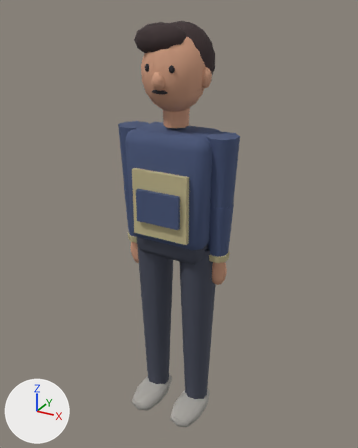
The Blender file asset/models/resident-aoi/resident-aoi.blend as it was, and as the next commit left it.
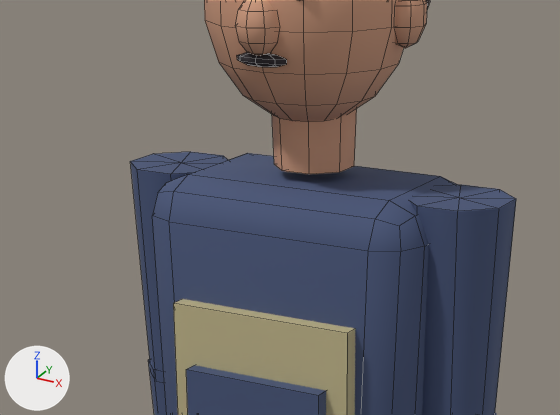
There are two pictures of each version: one whole from a 50 mm lens placed at (0.928, -1.664, 1.761), pointed at (-0.003, 0.028, 0.915), one close up on the part from 21% to 71% of the width and 16% to 46% of the height. The axes (+X, +Y, +Z) are drawn at lower left. The lights are the same throughout. The older version's two pictures come first. The close-ups show mesh edges as thin lines.

The first close-up shows 'head', 'lowerArm.R', 'torso', 'upperArm.L', 'upperArm.R'.
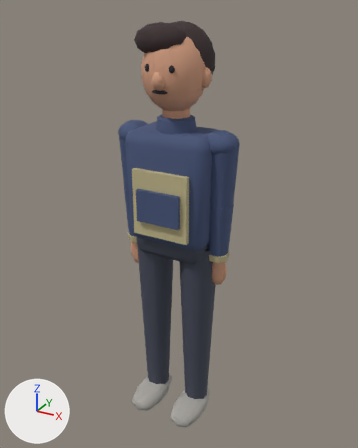
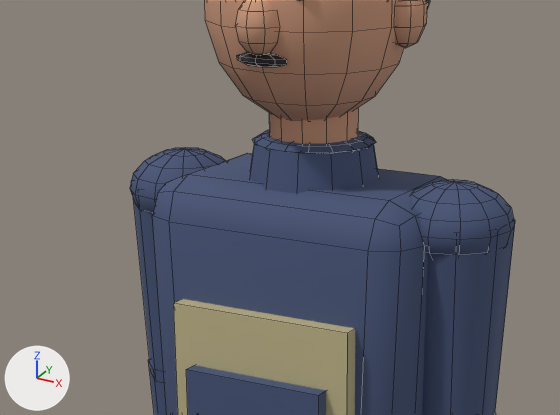
Changed parts and their boxes (x1, y1, x2, y2) in the close-ups (560 x 415 px; the box of a moved part takes in the faces that stretch with it):
'torso', reshaped: before (153, 153, 457, 415); after (153, 130, 447, 415)
'head', reshaped: before (204, 0, 431, 174); after (204, 0, 431, 144)
'upperArm.L', reshaped: before (409, 185, 516, 415); after (411, 180, 515, 415)
'upperArm.R', reshaped: before (130, 152, 228, 371); after (130, 147, 225, 371)
part 1 of me_torso, added (dark blue): after (250, 144, 379, 193)
part 2 of me_torso, added (dark blue): after (253, 130, 376, 154)
part 3 of me_head, moved or reshaped: before (272, 109, 357, 174); after (269, 107, 359, 144)
part 4 of me_upperarm_l, added (dark blue): after (411, 180, 514, 258)
part 5 of me_upperarm_l, moved or reshaped: before (409, 185, 516, 376); after (428, 219, 515, 376)
part 6 of me_upperarm_r, added (dark blue): after (130, 147, 225, 215)
part 7 of me_upperarm_r, moved or reshaped: before (130, 152, 228, 358); after (133, 199, 153, 358)

What changed in the scene script:
```text
Change me_torso:
    used by ob_torso; parent = ob_hips; location = (0.0, 0.0, 0.06)
    remove me_torso.from_pydata(...)  # 72 vertices, 66 faces; spans x -0.183..0.183, y -0.156..0.117, z -0.067..0.398
    add me_torso.from_pydata(...)  # 180 vertices, 198 faces; spans x -0.183..0.183, y -0.156..0.117, z -0.067..0.452
    me_torso part 1: a new loose piece, a 12-sided cut cone along z (radius 0.082 at the low end, 0.074 at the high end) spanning x -0.079..0.079, y -0.079..0.079, z 0.39..0.44, in mat_res_jacket (dark blue #465478)
    me_torso part 2: a new loose piece, a UV sphere (16 segments, 6 rings, poles along z) spanning x -0.076..0.076, y -0.072..0.072, z 0.428..0.452, in mat_res_jacket (dark blue #465478)
Change me_head:
    used by ob_head; parent = ob_torso; location = (0.0, 0.0, 0.43)
    remove me_head.from_pydata(...)  # 572 vertices, 654 faces; spans x -0.142..0.142, y -0.152..0.192, z -0.02..0.353
    add me_head.from_pydata(...)  # 580 vertices, 666 faces; spans x -0.142..0.142, y -0.152..0.192, z -0.08..0.353
    me_head part 3
    17 vertices are removed from x -0.051..0.051, y -0.051..0.051, z -0.02..0.145
    24 faces are deleted
    25 vertices are added at x -0.054..0.054, y -0.054..0.054, z -0.08..0.145
    36 new faces join them, mat_res_skin (brown #cf9b7e)
Change me_upperarm_l:
    used by ob_upperarm_l; parent = ob_torso; location = (0.194, 0.0, 0.373)
    verts and faces of me_upperarm_l; kept vertices keep their numbers, new ones are numbered from 18
    before: 1 (0.0, 0.0, 0.02) at pixel (459, 197), 3 (-0.025, 0.061, 0.02) at pixel (461, 184), 5 (0.025, 0.061, 0.02) at pixel (499, 189), 7 (0.061, 0.025, 0.02) at pixel (516, 198), 9 (0.061, -0.025, 0.02) at pixel (499, 208)
    before: 11 (0.025, -0.061, 0.02) at pixel (457, 211), 13 (-0.025, -0.061, 0.02) at pixel (417, 206), 15 (-0.061, -0.025, 0.02), 17 (-0.061, 0.025, 0.02)
    remove me_upperarm_l.from_pydata(...)  # 18 vertices, 24 faces; spans x -0.061..0.061, y -0.061..0.061, z -0.265..0.02
    add me_upperarm_l.from_pydata(...)  # 104 vertices, 120 faces; spans x -0.078..0.066, y -0.072..0.072, z -0.265..0.038
    me_upperarm_l part 4: a new loose piece, a UV sphere (12 segments, 8 rings, poles along z) spanning x -0.078..0.066, y -0.072..0.072, z -0.062..0.038, in mat_res_jacket (dark blue #465478)
    me_upperarm_l part 5
    add for i in [1, 3, 5, 7, 9, 11, 13, 15, 17]: verts[i] += (0.0, 0.0, -0.025)
Change me_upperarm_r:
    used by ob_upperarm_r; parent = ob_torso; location = (-0.194, 0.0, 0.373)
    verts and faces of me_upperarm_r; kept vertices keep their numbers, new ones are numbered from 18
    before: 1 (0.0, 0.0, 0.02) at pixel (181, 162), 3 (-0.025, 0.061, 0.02) at pixel (190, 151), 5 (0.025, 0.061, 0.02) at pixel (223, 155), 7 (0.061, 0.025, 0.02), 9 (0.061, -0.025, 0.02)
    before: 11 (0.025, -0.061, 0.02) at pixel (170, 174), 13 (-0.025, -0.061, 0.02) at pixel (137, 169), 15 (-0.061, -0.025, 0.02) at pixel (130, 161), 17 (-0.061, 0.025, 0.02) at pixel (152, 153)
    remove me_upperarm_r.from_pydata(...)  # 18 vertices, 24 faces; spans x -0.061..0.061, y -0.061..0.061, z -0.265..0.02
    add me_upperarm_r.from_pydata(...)  # 104 vertices, 120 faces; spans x -0.066..0.078, y -0.072..0.072, z -0.265..0.038
    me_upperarm_r part 6: a new loose piece, a UV sphere (12 segments, 8 rings, poles along z) spanning x -0.066..0.078, y -0.072..0.072, z -0.062..0.038, in mat_res_jacket (dark blue #465478)
    me_upperarm_r part 7
    add for i in [1, 3, 5, 7, 9, 11, 13, 15, 17]: verts[i] += (0.0, 0.0, -0.025)
```
